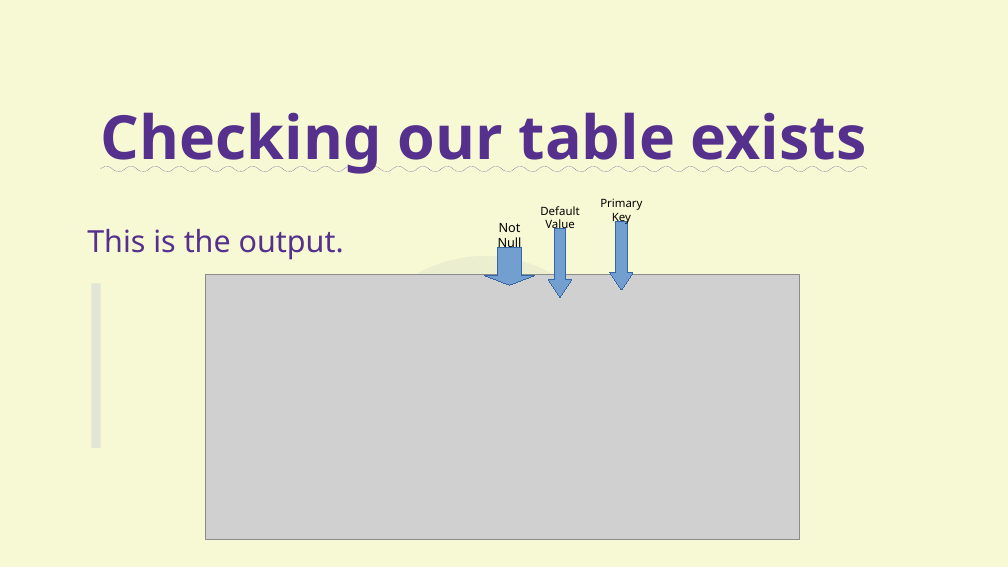
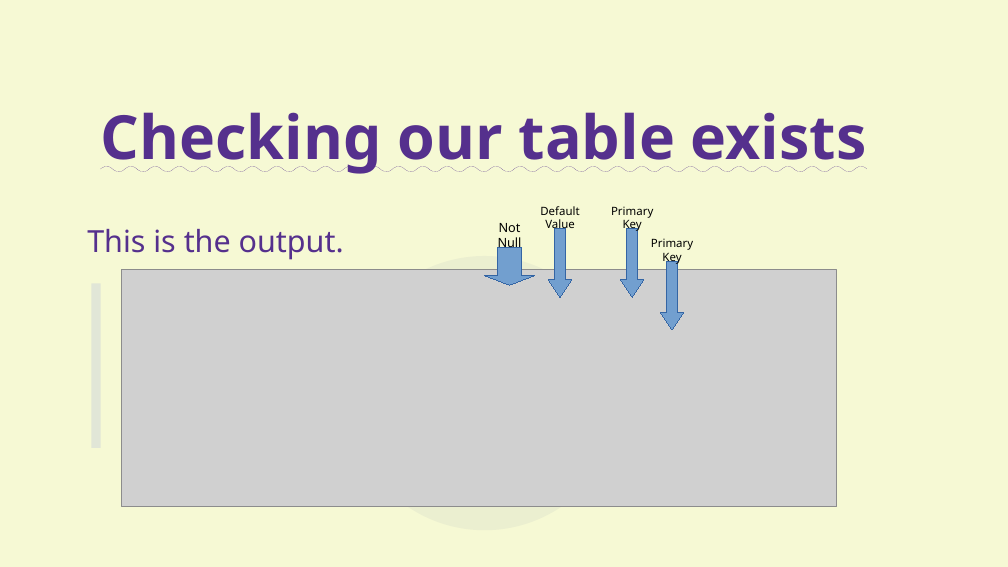
Before and after one commit to aram-de/aas_workshop_pub, a slide deck: slide 20 of presentation_KhanRev.odp. Drawn at 1008x567 pixels with LibreOffice and Linux fonts; fonts in the diff are those of the drawing; grey boxes stand for pictures. Boxes give left, top, right and bottom in pixels: in the first picture for what was removed or moved away, otherwise in the second. Text is boxed around its words. In the diff, an @@ line names an element or a change of style, - is before the commit and + after.

```diff
--- a/presentation_KhanRev.odp
+++ b/presentation_KhanRev.odp
@@ down arrow "Primary": place and size @@
-down arrow "Primary" at bbox=[610, 221, 633, 290]
+down arrow "Primary" at bbox=[621, 229, 644, 297]
@@ down arrow added at bbox=[661, 262, 684, 330], fill #729FCF, outline #3465A4 0 pt, 9 pt, text #000000 @@
+Primary
+Key
@@ picture: place and size @@
-picture at bbox=[206, 274, 800, 541]
+picture at bbox=[122, 270, 837, 507]
```
Also in this commit, not shown: 26 other slides changed, 2 slides added, 5 slides removed, 2 other files.
